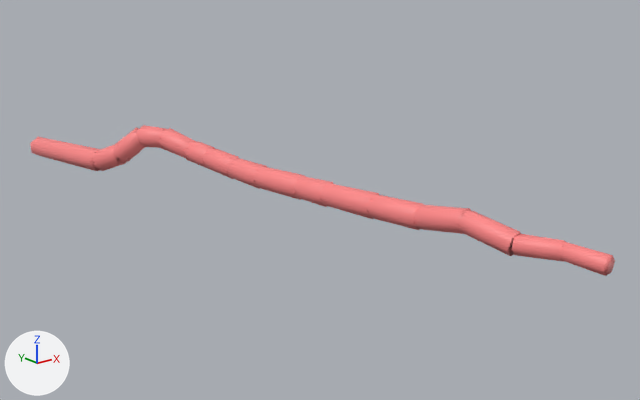
The glTF model public/data/plots/sample/media/qsm/280.glb: old version first, new version second.
Camera for both pictures: a camera (50 mm lens) standing at (3.75, -6.65, -5.17) and looking at (6.3, -3.46, -6.45). Lighting does not change. The marker at lower left points along +X, +Y and +Z. The older version comes first. Vertices at exactly the same position are counted once.
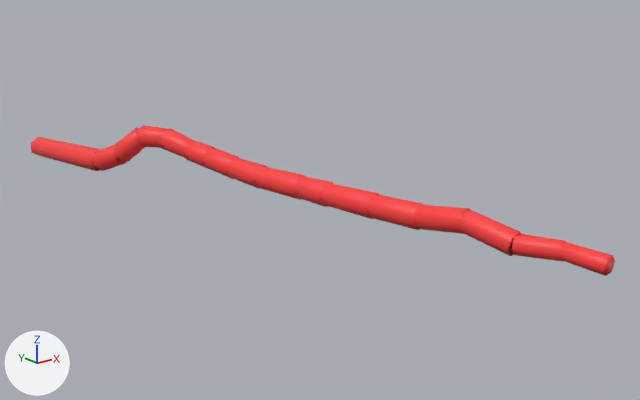
The change, as JSON lines over the scene's bpy script:
```json
{"block": "me_mesh_0", "where": "me_mesh_0.from_pydata(...)  # 209 vertices, 384 faces; spans x 5.68..6.37, y -5.04..-1.38, z -6.56..-6.2"}
{"block": "me_mesh_0", "where": "# used by ob_mesh_0; location = (0.0, 0.0, 0.0)"}
{"block": "me_mesh_0", "change": "me_mesh_0 part 1: 384 faces centred in x 5.69..6.36, y -5.03..-1.38, z -6.53..-6.2 are repainted in the vertex colours; the middle colour goes from pink #ff8888 to red #ff3f3f"}
```

Boxes (x1, y1, x2, y2) around the edits, measured in the pictures (640 x 400 px):
```json
{"part": 1, "of": "me_mesh_0", "change": "recoloured", "before": [30, 125, 615, 276], "after": [30, 125, 615, 276], "on screen": "pink to red"}
```
